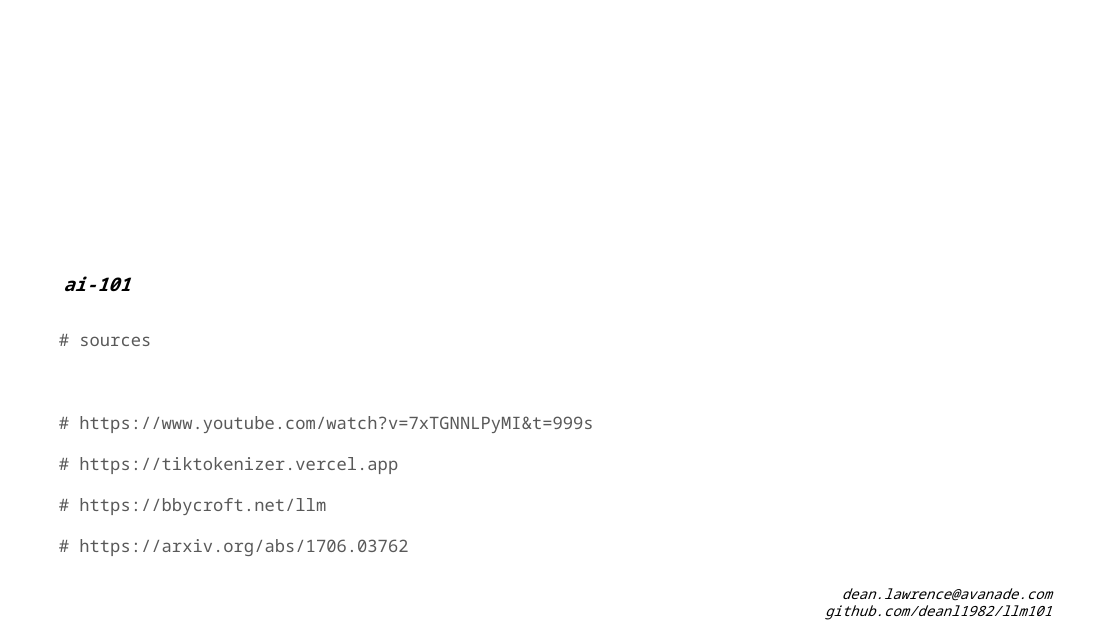
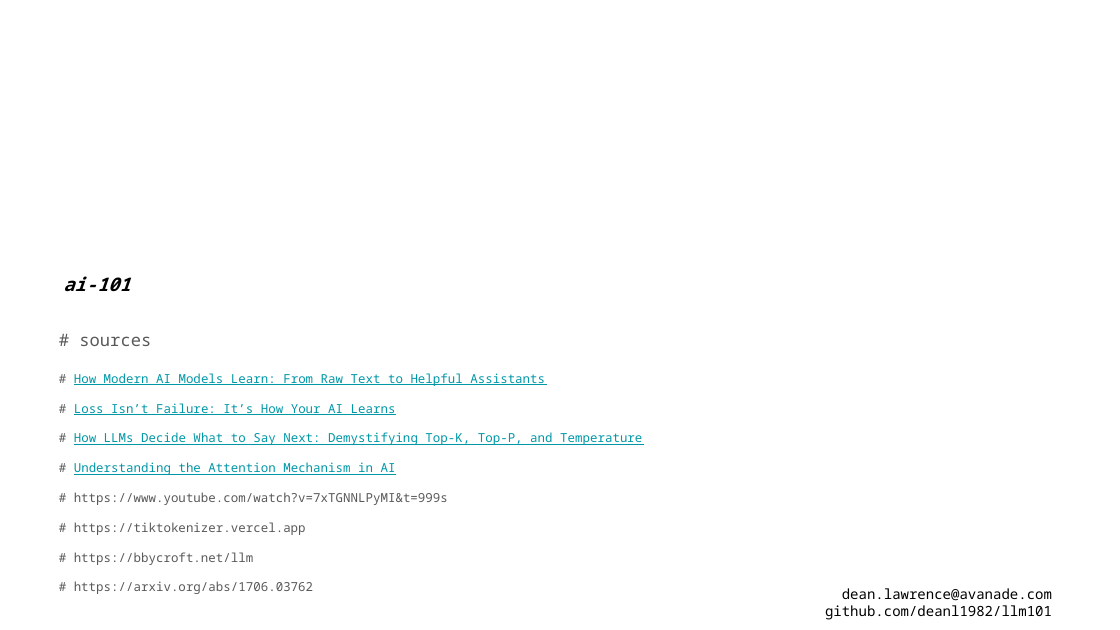
Before and after one commit to deanl1982/llm101, a slide deck: slide 12 of llm101.pptx. Drawn at 1120x630 pixels with LibreOffice and Linux fonts; fonts in the diff are those of the drawing. Boxes give left, top, right and bottom in pixels: in the first picture for what was removed or moved away, otherwise in the second. Text is boxed around its words. In the diff, an @@ line names an element or a change of style, - is before the commit and + after.

```diff
--- a/llm101.pptx
+++ b/llm101.pptx
@@ text at (74, 373, 642, 475): paragraphs added @@
+# How Modern AI Models Learn: From Raw Text to Helpful Assistants
+# Loss Isn’t Failure: It’s How Your AI Learns
+# How LLMs Decide What to Say Next: Demystifying Top-K, Top-P, and Temperature
+# Understanding the Attention Mechanism in AI
@@ text at (74, 492, 448, 594): size 11 to 8 pt in "# https://www.youtube.com/watch?v=7xTGNNLPyMI&t=999s", "# https://tiktokenizer.vercel.app", "# https://bbycroft.net/llm", "# https://arxiv.org/abs/1706.03762" @@
@@ text "dean.lawrence@avanade.com" at (825, 588, 1052, 620): italic off @@
```
Also in this commit, not shown: 12 other slides changed.
